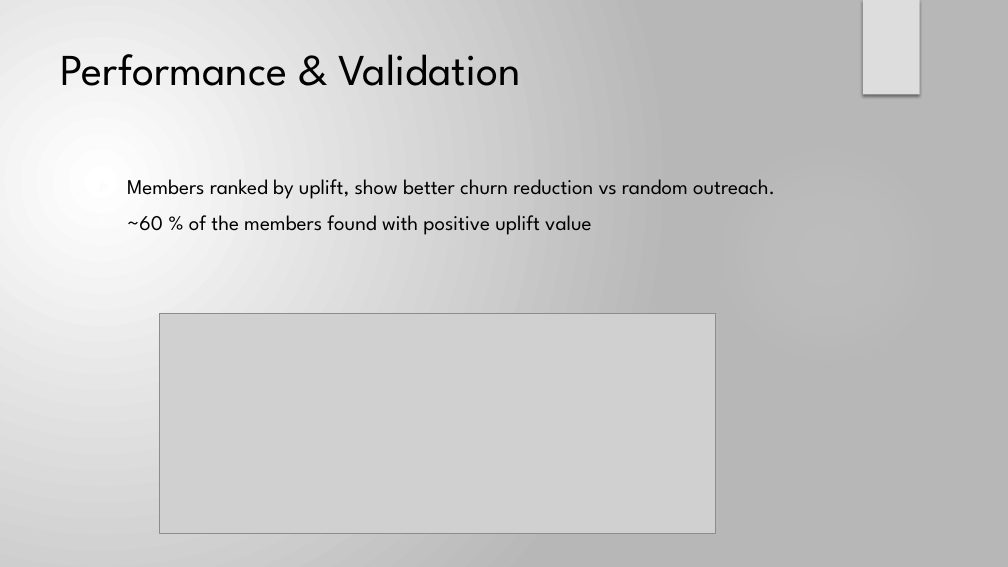
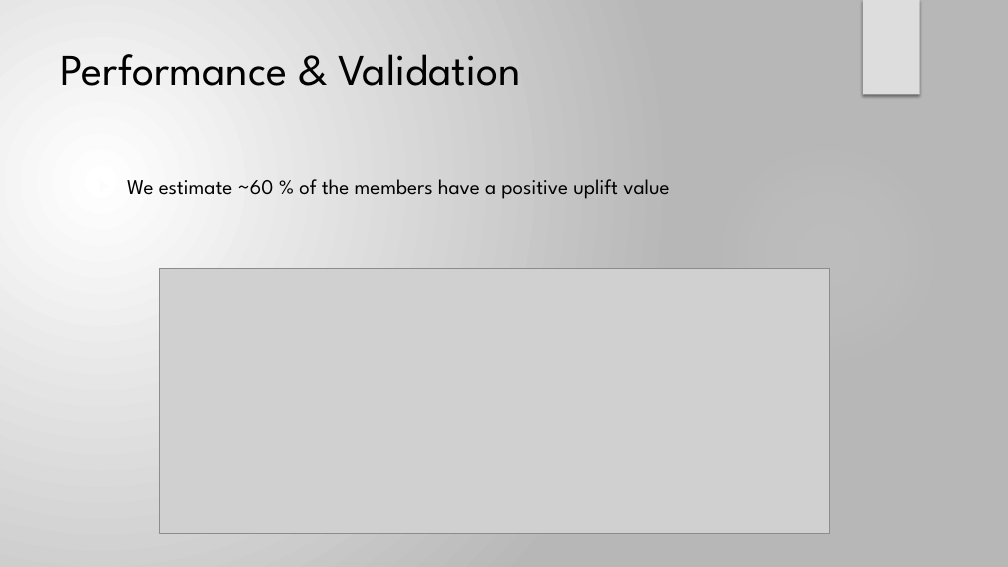
Before and after one commit to YUVALDAN/Prioritize_outreach, a slide deck: slide 5 of WellCo_outreach.pptx. Drawn at 1008x567 pixels with LibreOffice and Linux fonts; fonts in the diff are those of the drawing; grey boxes stand for pictures; background and template pictures are left out. Boxes give left, top, right and bottom in pixels: in the first picture for what was removed or moved away, otherwise in the second. Text is boxed around its words. In the diff, an @@ line names an element or a change of style, - is before the commit and + after.

```diff
--- a/WellCo_outreach.pptx
+++ b/WellCo_outreach.pptx
@@ text at [127, 179, 669, 199]: text changed @@
-▶ Members ranked by uplift, show better churn reduction vs random outreach.
-▶ ~60 % of the members found with positive uplift value
+▶ We estimate ~60 % of the members have a positive uplift value
@@ picture: place and size @@
-picture at [160, 314, 716, 533]
+picture at [160, 269, 830, 533]
```
Also in this commit, not shown: 3 other slides changed, 1 other file.
